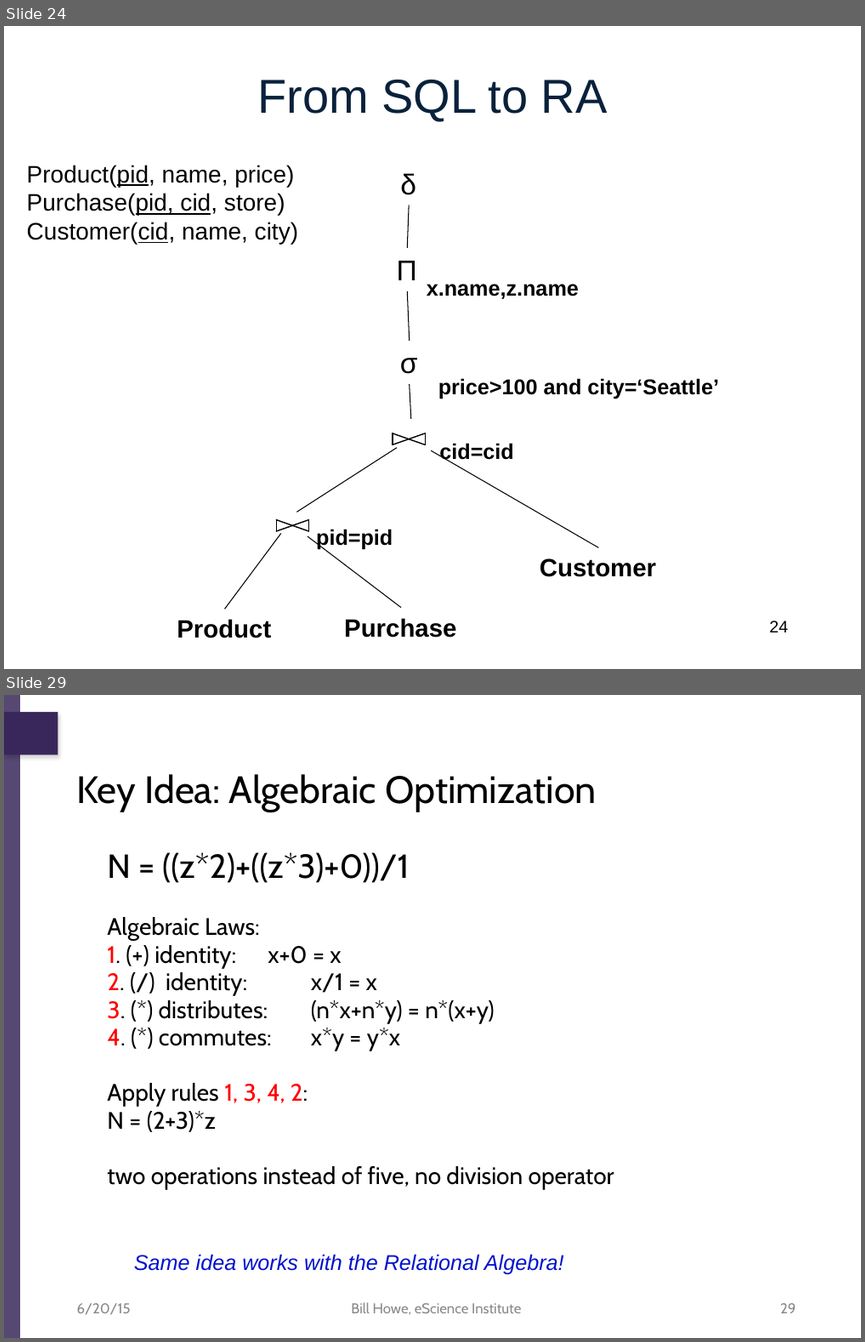
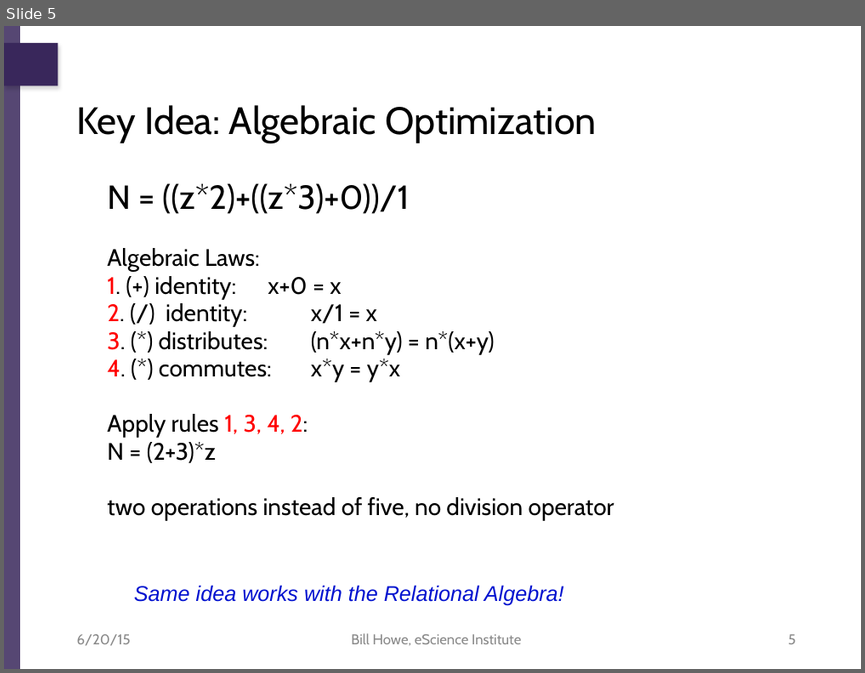
Before and after one commit to billhowe/datasci_course_materials, a slide deck: day1_data_management/part1_relational/03_relational_data_science.pptx. Shown one above the other, each under a label of ours: slides 24 and 29 before the commit, slide 5 after it; the slides between them are not shown. The pictures are 865x1342 and 865x673 pixels, drawn with LibreOffice and Linux fonts; fonts in the diff are those of the drawing; background and template pictures are left out. Boxes give left, top, right and bottom in pixels: in the first picture for what was removed or moved away, otherwise in the second. Text is boxed around its words. In the diff, an @@ line names an element or a change of style, - is before the commit and + after.

```diff
--- a/day1_data_management/part1_relational/03_relational_data_science.pptx
+++ b/day1_data_management/part1_relational/03_relational_data_science.pptx
@@ slide 24 removed at bbox=[4, 26, 861, 669], background #FFFFFF @@
@@ title removed at bbox=[257, 80, 608, 121] @@
-From SQL to RA
@@ text removed at bbox=[27, 165, 298, 244] @@
-Product(pid, name, price)
-Purchase(pid, cid, store)
-Customer(cid, name, city)
@@ text removed at bbox=[400, 173, 416, 195] @@
-δ
@@ line removed from (408, 248) to (409, 205) @@
@@ text removed at bbox=[397, 261, 417, 280] @@
-Π
@@ line removed from (409, 340) to (408, 290) @@
@@ text removed at bbox=[426, 284, 579, 299] @@
-x.name,z.name
@@ text removed at bbox=[400, 358, 418, 374] @@
-σ
@@ text removed at bbox=[438, 378, 719, 399] @@
-price>100 and city=‘Seattle’
@@ line removed from (411, 419) to (409, 384) @@
@@ group removed at bbox=[392, 433, 425, 445]: 4 freeform shapes @@
@@ line removed from (297, 512) to (397, 448) @@
@@ line removed from (599, 548) to (431, 450) @@
@@ text removed at bbox=[439, 442, 513, 463] @@
-cid=cid
@@ line removed from (224, 608) to (281, 533) @@
@@ group removed at bbox=[277, 520, 309, 532]: 4 freeform shapes @@
@@ text removed at bbox=[316, 528, 392, 549] @@
-pid=pid
@@ line removed from (401, 607) to (307, 536) @@
@@ text removed at bbox=[540, 558, 656, 577] @@
-Customer
@@ text removed at bbox=[177, 618, 271, 638] @@
-Product
@@ text removed at bbox=[344, 618, 456, 637] @@
-Purchase
@@ page number removed at bbox=[769, 620, 788, 632] @@
-24
@@ what was slide 29 is now slide 5 @@
@@ page number at bbox=[788, 634, 795, 644]: text changed @@
-29
+5
```
Also in this commit, not shown: 2 slides changed, 6 slides added, 30 other slides removed, 3 other files.
